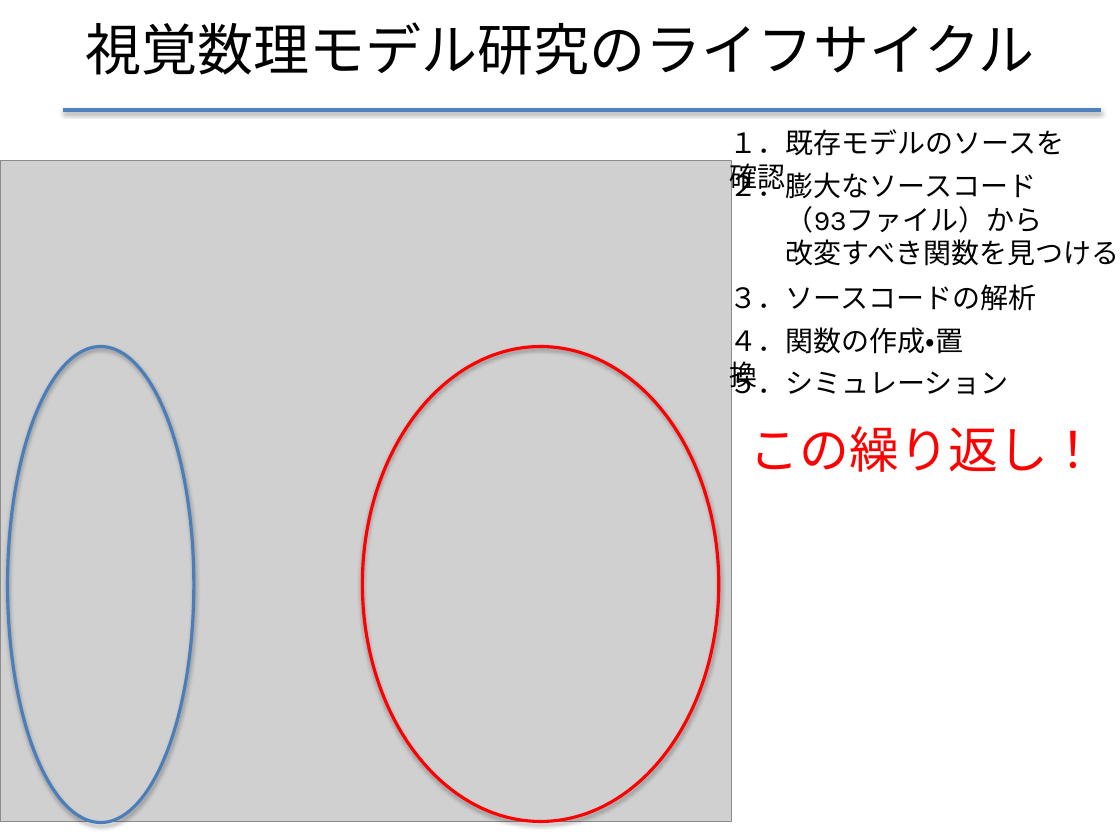
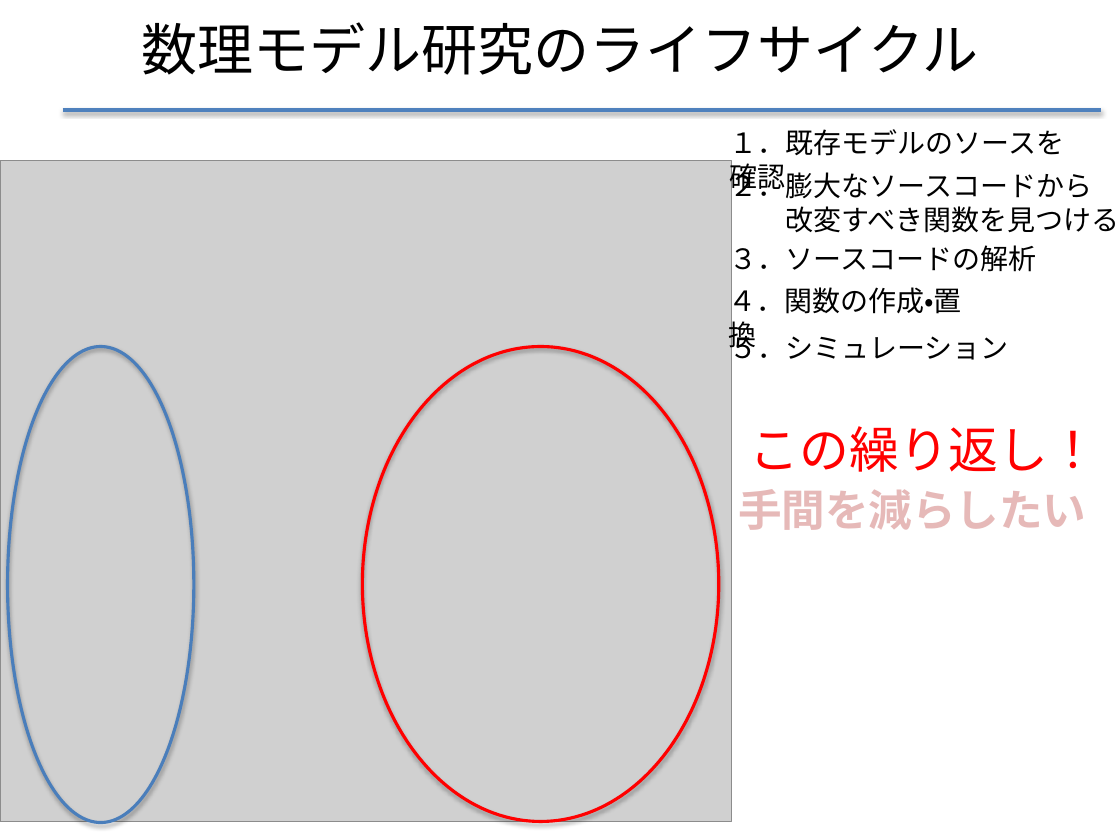
Before and after one commit to f-akazawa/akaz_uecdevelop, a slide deck: slide 6 of doc/中間発表資料.pptx (slide 7 before the commit). Drawn at 1120x840 pixels with LibreOffice and Linux fonts; fonts in the diff are those of the drawing; grey boxes stand for pictures. Boxes give left, top, right and bottom in pixels: in the first picture for what was removed or moved away, otherwise in the second. Text is boxed around its words. In the diff, an @@ line names an element or a change of style, - is before the commit and + after.

```diff
--- a/doc/中間発表資料.pptx
+++ b/doc/中間発表資料.pptx
@@ title at [141,22,978,75]: text changed @@
-視覚数理モデル研究のライフサイクル
+数理モデル研究のライフサイクル
@@ text at [730,168,1093,204]: text changed @@
-２．膨大なソースコード
-（93ファイル）から
+２．膨大なソースコードから
@@ text "３．ソースコードの解析": place and size @@
-text "３．ソースコードの解析" at [730,280,1037,316]
+text "３．ソースコードの解析" at [730,241,1037,277]
@@ text "４．関数の作成・置換": place and size @@
-text "４．関数の作成・置換" at [730,323,963,393]
+text "４．関数の作成・置換" at [728,283,961,353]
@@ text "５．シミュレーション": place and size @@
-text "５．シミュレーション" at [730,365,1009,401]
+text "５．シミュレーション" at [730,330,1009,366]
@@ text added at [738,489,1086,530], 28 pt, text #E6B9B8, bold @@
+手間を減らしたい
```
Also in this commit, not shown: 5 other slides changed, 3 slides added.
